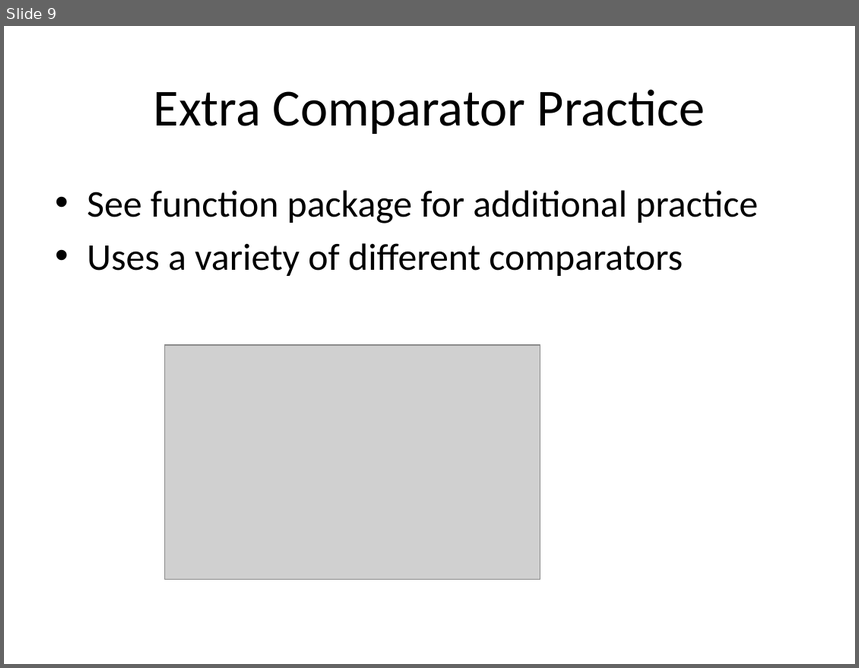
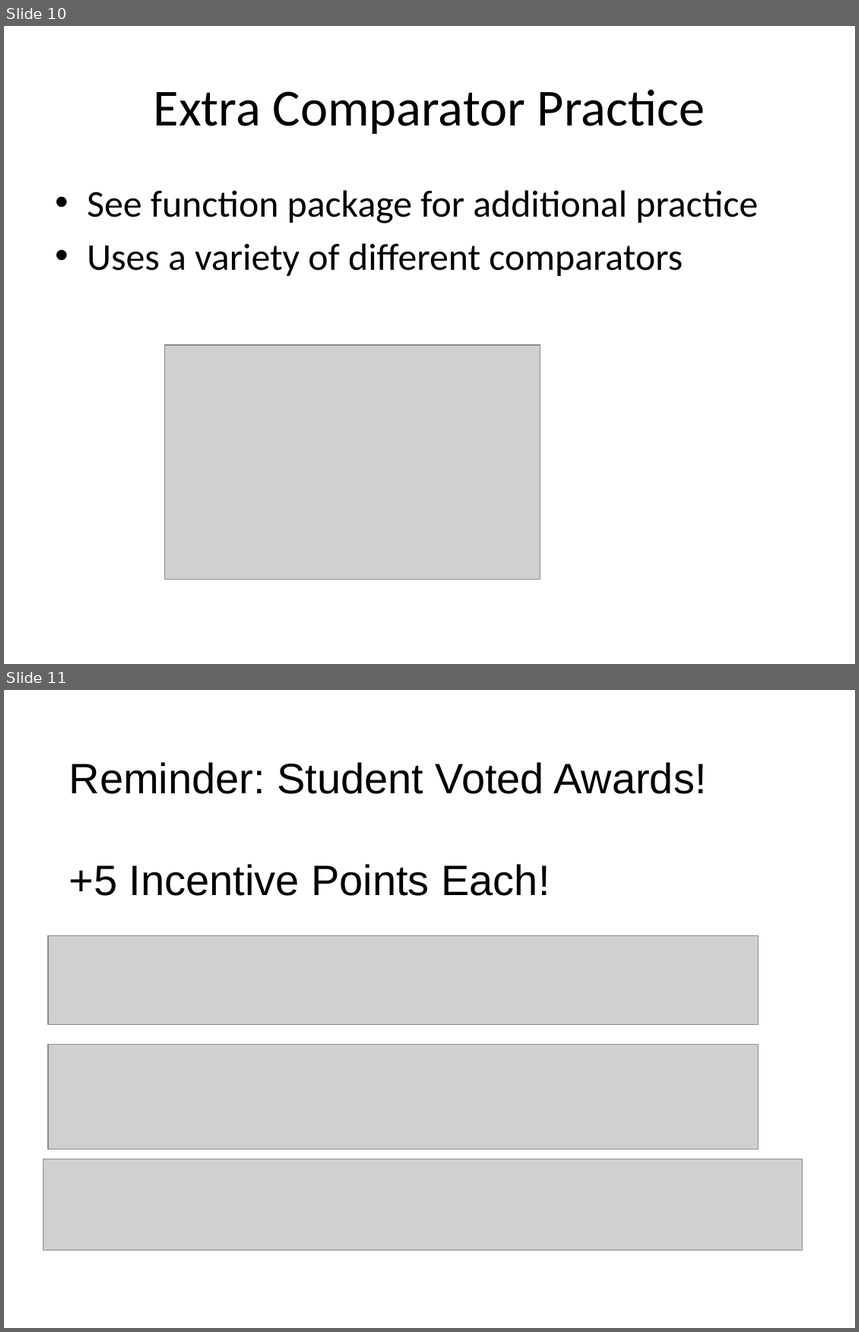
Before and after one commit to RHIT-CSSE/csse220, a slide deck: ClassMaterials/ComparableAndComparators/Slides/Part1-ComparableComparator.pptx. Shown one above the other, each under a label of ours: slide 9 before the commit, slides 10 and 11 after it. The pictures are 859x668 and 859x1332 pixels, drawn with LibreOffice and Linux fonts; fonts in the diff are those of the drawing; grey boxes stand for pictures. Boxes give left, top, right and bottom in pixels: in the first picture for what was removed or moved away, otherwise in the second. Text is boxed around its words. In the diff, an @@ line names an element or a change of style, - is before the commit and + after.

```diff
--- a/ClassMaterials/ComparableAndComparators/Slides/Part1-ComparableComparator.pptx
+++ b/ClassMaterials/ComparableAndComparators/Slides/Part1-ComparableComparator.pptx
@@ slide 11 added at [4, 690, 855, 1328], background #FFFFFF @@
@@ text added at [69, 762, 706, 896], 36 pt, text #000000 @@
+Reminder: Student Voted Awards!
++5 Incentive Points Each!
@@ picture added at [48, 936, 758, 1024] @@
@@ picture added at [48, 1045, 758, 1150] @@
@@ picture added at [44, 1159, 803, 1250] @@
@@ what was slide 9 is now slide 10 @@
```
Also in this commit, not shown: 2 slides changed, 1 other slide added, 1 other file.
